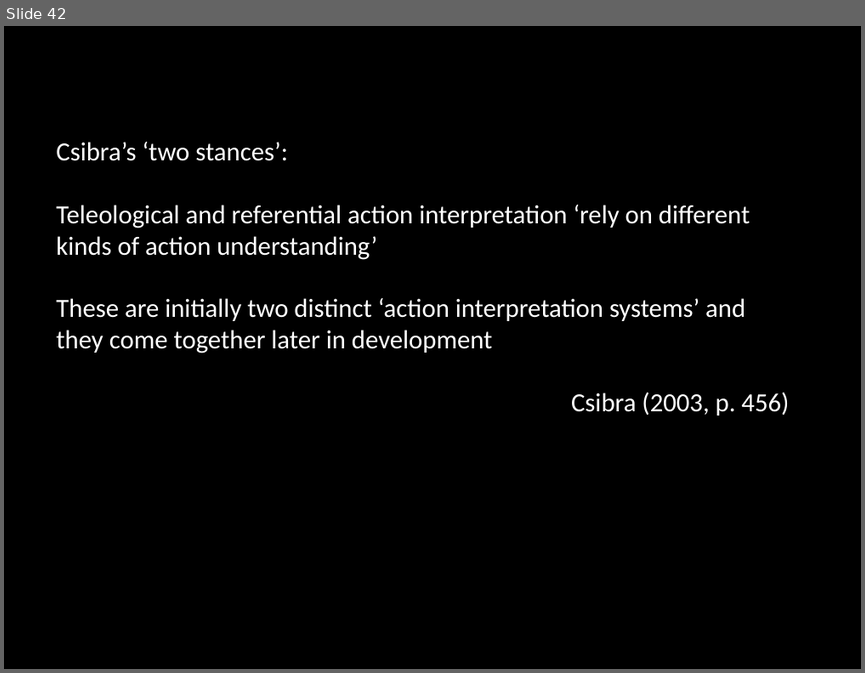
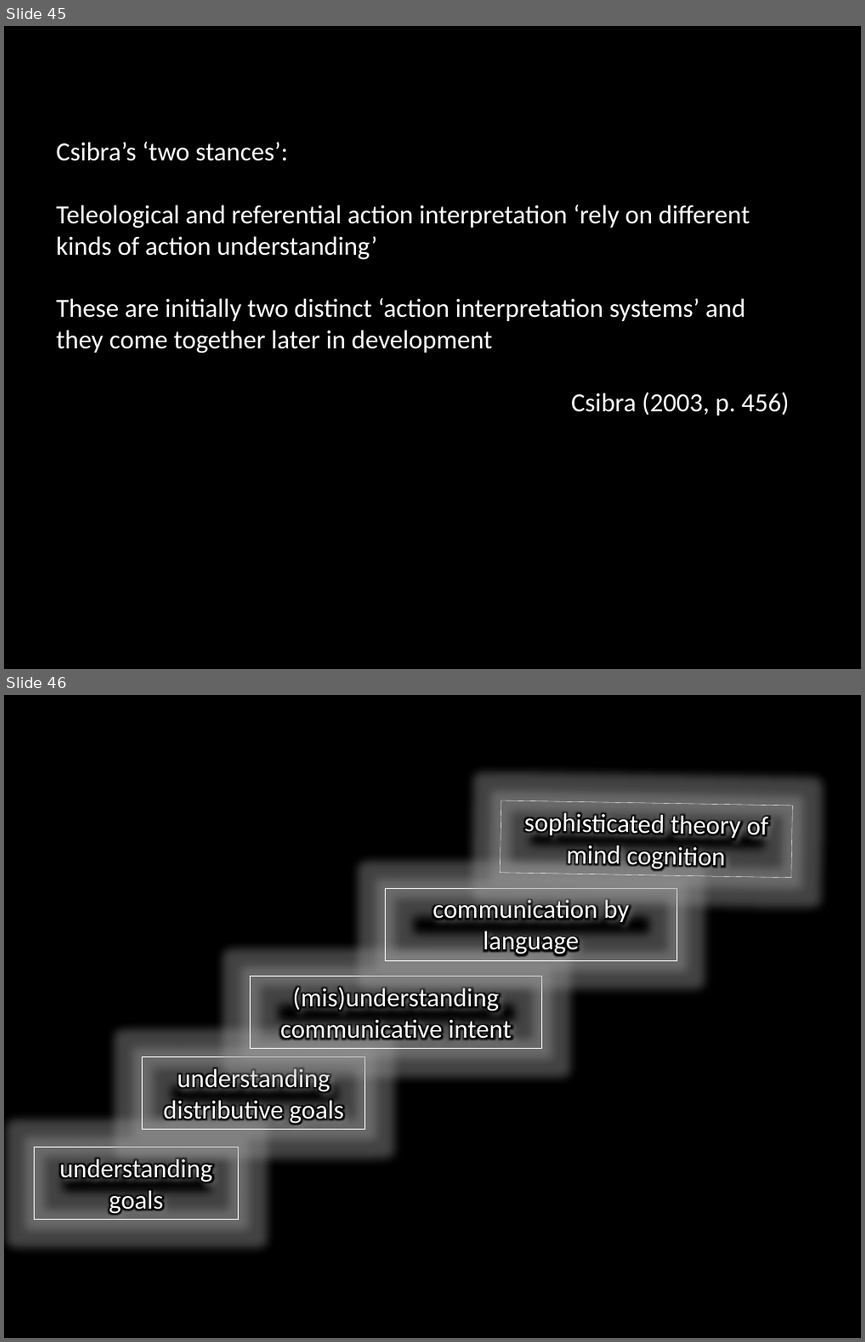
Before and after one commit to butterfill/writing, a slide deck: joint action and knowing others minds/conf budapest ceu talk cognitive 2012-09/interacting mindreaders.ppt.pptx. Shown one above the other, each under a label of ours: slide 42 before the commit, slides 45 and 46 after it. The pictures are 865x673 and 865x1342 pixels, drawn with LibreOffice and Linux fonts; fonts in the diff are those of the drawing; background and template pictures are left out. Boxes give left, top, right and bottom in pixels: in the first picture for what was removed or moved away, otherwise in the second. Text is boxed around its words. In the diff, an @@ line names an element or a change of style, - is before the commit and + after.

```diff
--- a/joint action and knowing others minds/conf budapest ceu talk cognitive 2012-09/interacting mindreaders.ppt.pptx
+++ b/joint action and knowing others minds/conf budapest ceu talk cognitive 2012-09/interacting mindreaders.ppt.pptx
@@ slide 46 added at (4, 695, 861, 1338), background picture (left out) @@
@@ rectangle added at (500, 800, 792, 878), outline #FFFFFF 0.25 pt, 22 pt, text #FFFFFF @@
+sophisticated theory of mind cognition
@@ rectangle added at (386, 888, 676, 959), outline #FFFFFF 0.25 pt, 22 pt, text #FFFFFF @@
+communication by language
@@ rectangle added at (250, 976, 541, 1048), outline #FFFFFF 0.25 pt, 22 pt, text #FFFFFF @@
+(mis)understanding communicative intent
@@ rectangle added at (142, 1056, 364, 1129), outline #FFFFFF 0.25 pt, 22 pt, text #FFFFFF @@
+understanding distributive goals
@@ rectangle added at (34, 1146, 238, 1219), outline #FFFFFF 0.25 pt, 22 pt, text #FFFFFF @@
+understanding goals
@@ what was slide 42 is now slide 45 @@
```
Also in this commit, not shown: 9 slides changed, 4 other slides added, 3 other files.
